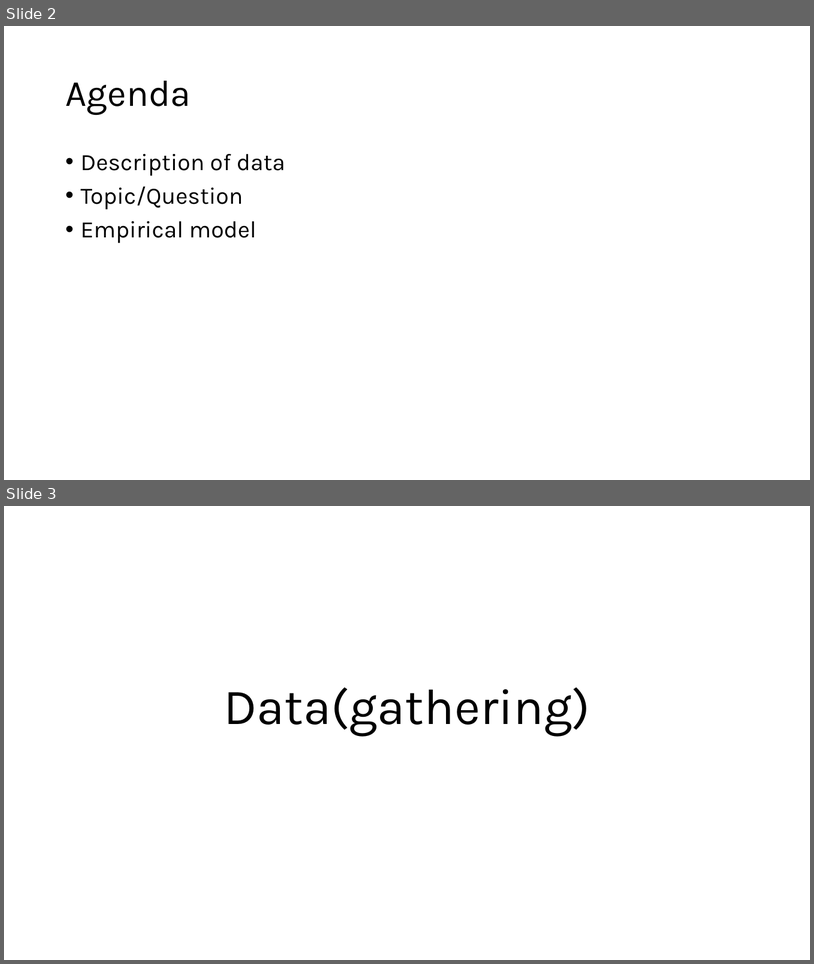
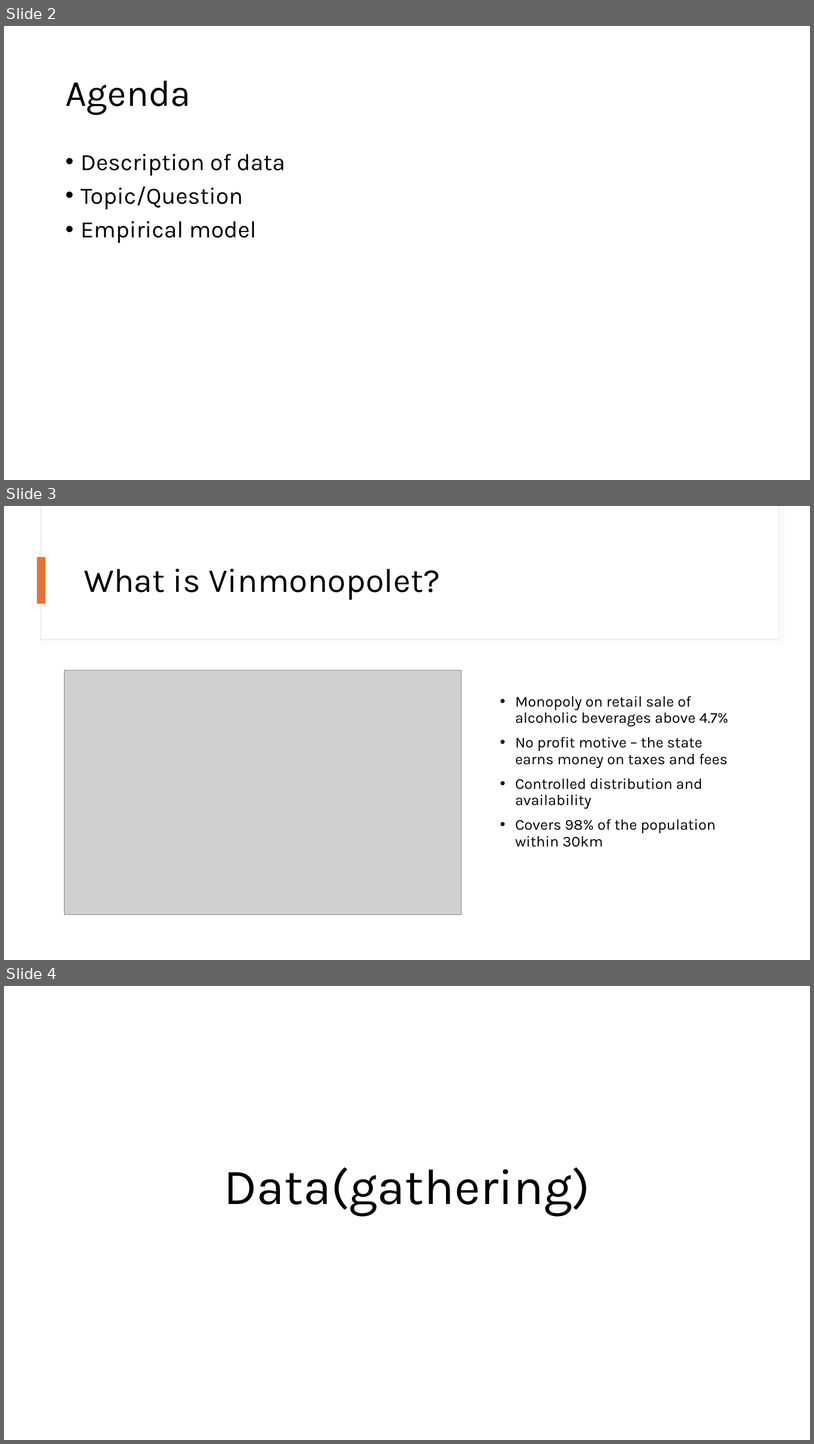
Before and after one commit to sanderseriksen/BAN440-Term-Paper, a slide deck: BAN440 – Term Paper Idea.pptx. Shown one above the other, each under a label of ours: slides 2 and 3 before the commit, slides 2, 3 and 4 after it. The pictures are 814x964 and 814x1444 pixels, drawn with LibreOffice and Linux fonts; fonts in the diff are those of the drawing; grey boxes stand for pictures. Boxes give left, top, right and bottom in pixels: in the first picture for what was removed or moved away, otherwise in the second. Text is boxed around its words. In the diff, an @@ line names an element or a change of style, - is before the commit and + after.

```diff
--- a/BAN440 – Term Paper Idea.pptx
+++ b/BAN440 – Term Paper Idea.pptx
@@ slide 3 added at [4,506,810,960], background #FFFFFF @@
@@ rectangle added at [41,506,780,640], fill #FFFFFF, outline #E1E1E1 1 pt @@
@@ rectangle added at [42,506,780,639], fill #FFFFFF @@
@@ rectangle added at [37,557,46,603], fill #E97132 @@
@@ title added at [84,568,440,600], 40 pt, text #000000 @@
+What is Vinmonopolet?
@@ picture added at [64,670,461,915] @@
@@ text added at [515,696,729,847], 18 pt, text #000000 @@
+• Monopoly on retail sale of alcoholic beverages above 4.7%
+• No profit motive – the state earns money on taxes and fees
+• Controlled distribution and availability
+• Covers 98% of the population within 30km
@@ what was slide 3 is now slide 4 @@
```
Also in this commit, not shown: 1 slide changed.
